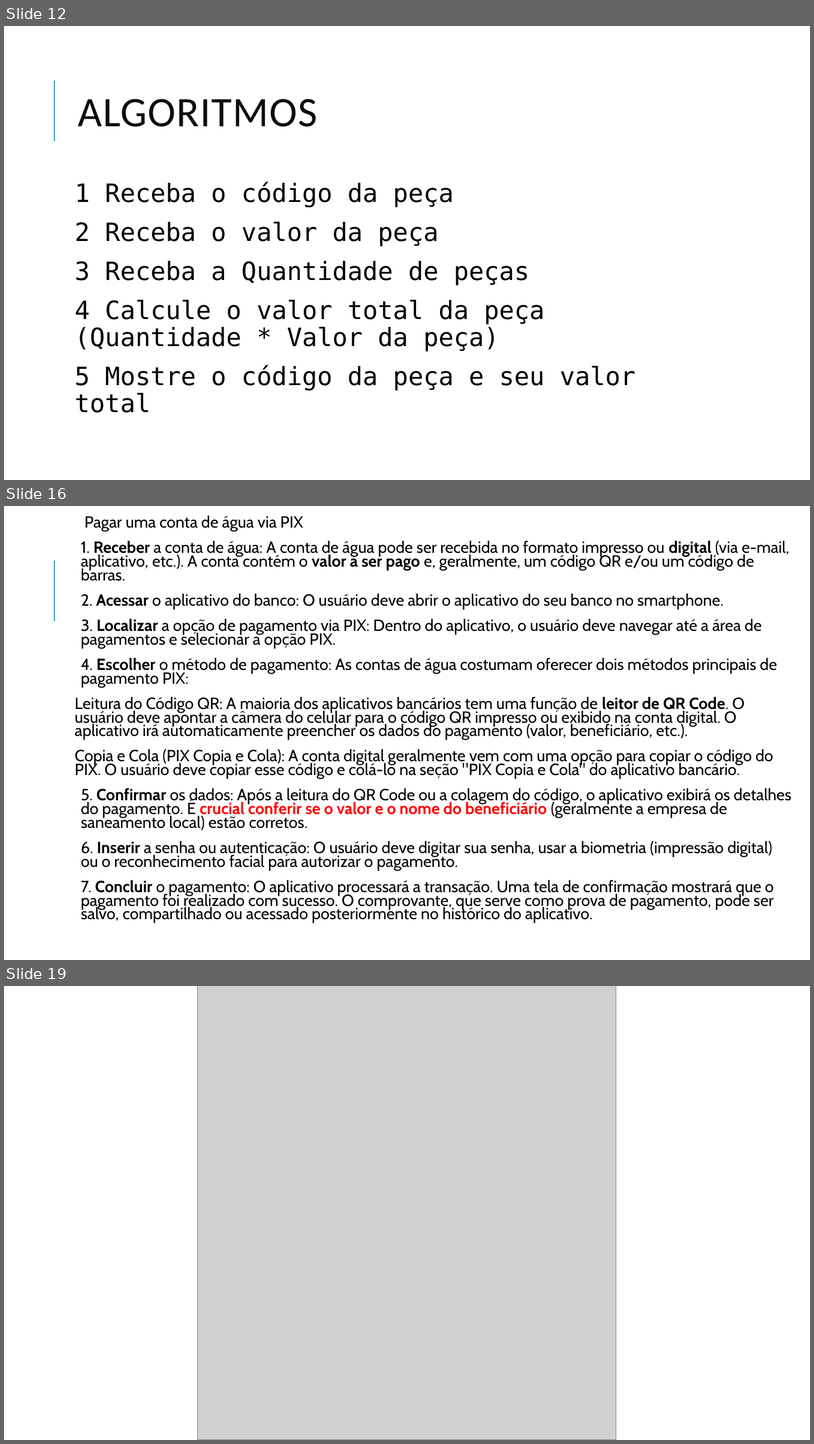
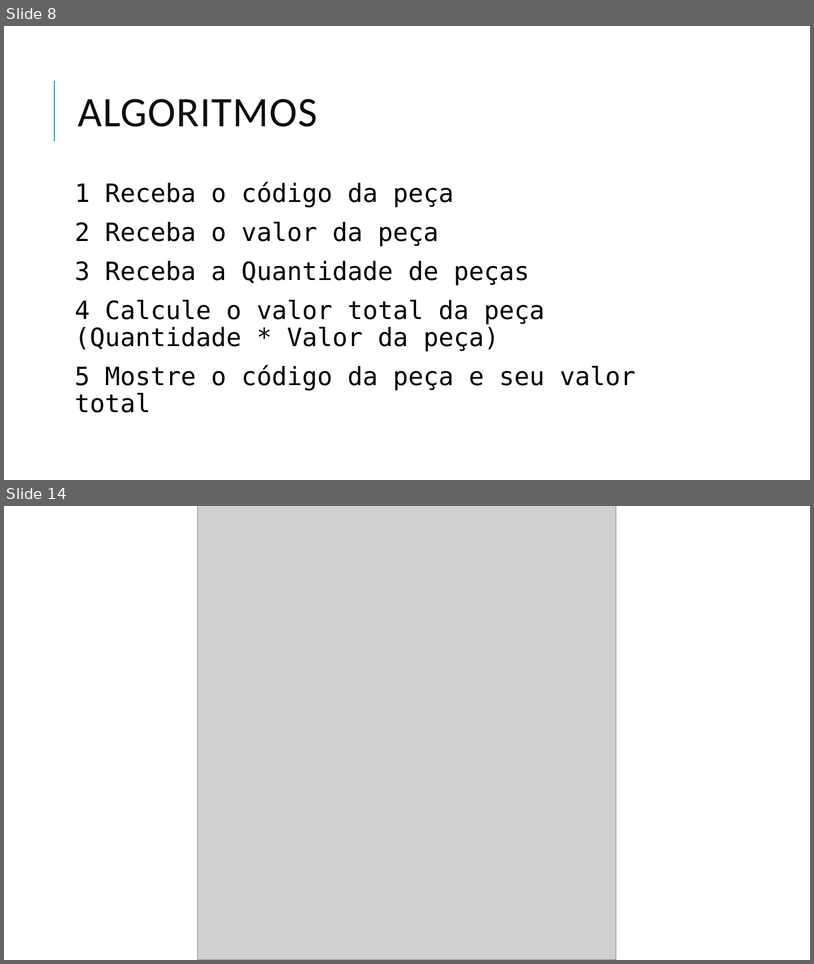
Before and after one commit to danhpaiva/una-teach-mca-202602, a slide deck: slide/teorica/01/01.raciocinio_logico_alg.pptx. Shown one above the other, each under a label of ours: slides 12, 16 and 19 before the commit, slides 8 and 14 after it; the slides between them are not shown. The pictures are 814x1444 and 814x964 pixels, drawn with LibreOffice and Linux fonts; fonts in the diff are those of the drawing; grey boxes stand for pictures. Boxes give left, top, right and bottom in pixels: in the first picture for what was removed or moved away, otherwise in the second. Text is boxed around its words. In the diff, an @@ line names an element or a change of style, - is before the commit and + after.

```diff
--- a/slide/teorica/01/01.raciocinio_logico_alg.pptx
+++ b/slide/teorica/01/01.raciocinio_logico_alg.pptx
@@ slide 16 removed at (4, 506, 810, 960), background #FFFFFF; not listed: 1 template element that a slide beside it also shows @@
@@ text removed at (75, 516, 792, 923) @@
-  Pagar uma conta de água via PIX
-  1. Receber a conta de água: A conta de água pode ser recebida no formato impresso ou digital (via e-mail, aplicativo, etc.). A conta contém o valor a ser pago e, geralmente, um código QR e/ou um código de barras.
-  2. Acessar o aplicativo do banco: O usuário deve abrir o aplicativo do seu banco no smartphone.
-  3. Localizar a opção de pagamento via PIX: Dentro do aplicativo, o usuário deve navegar até a área de pagamentos e selecionar a opção PIX.
-  4. Escolher o método de pagamento: As contas de água costumam oferecer dois métodos principais de pagamento PIX:
-Leitura do Código QR: A maioria dos aplicativos bancários tem uma função de leitor de QR Code. O usuário deve apontar a câmera do celular para o código QR impresso ou exibido na conta digital. O aplicativo irá automaticamente preencher os dados do pagamento (valor, beneficiário, etc.).
-Copia e Cola (PIX Copia e Cola): A conta digital geralmente vem com uma opção para copiar o código do PIX. O usuário deve copiar esse código e colá-lo na seção "PIX Copia e Cola" do aplicativo bancário.
-  5. Confirmar os dados: Após a leitura do QR Code ou a colagem do código, o aplicativo exibirá os detalhes do pagamento. É crucial conferir se o valor e o nome do beneficiário (geralmente a empresa de saneamento local) estão corretos.
-  6. Inserir a senha ou autenticação: O usuário deve digitar sua senha, usar a biometria (impressão digital) ou o reconhecimento facial para autorizar o pagamento.
-  7. Concluir o pagamento: O aplicativo processará a transação. Uma tela de confirmação mostrará que o pagamento foi realizado com sucesso. O comprovante, que serve como prova de pagamento, pode ser salvo, compartilhado ou acessado posteriormente no histórico do aplicativo.
@@ what was slide 12 is now slide 8 @@
@@ what was slide 19 is now slide 14 @@
```
Also in this commit, not shown: 4 slides changed, 1 slide added, 7 other slides removed, 1 other file.
